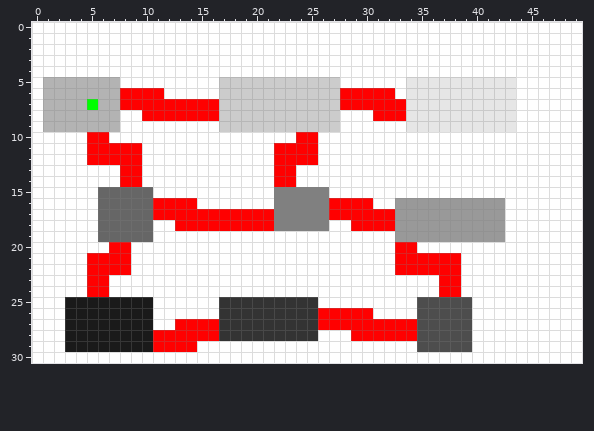
Pixel-art sprite -- niveau.png. The first picture shows the starting point.
The file is 50x31 pixels.
The same view after the edit:
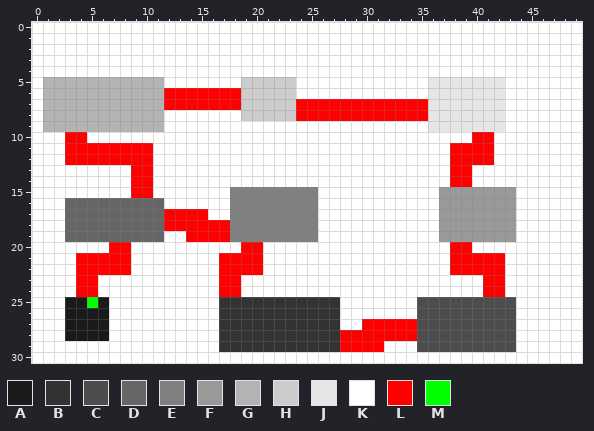
Palette (. is transparent): A #1a1a1a  B #333333  C #4d4d4d  D #666666  E #808080  F #999999  G #b3b3b3  H #cccccc  J #e6e6e6  K #ffffff  L #ff0000  M #00ff00
Diff:
Changed rows in their new state; - is an unchanged pixel.
first column x 3:
 5 -----GGGG-----KK-----KKKK------KK-------K
 6 -----GGGGLLLLLLL-----KKKKKKKKK-KK-------K
 7 --G--GGGG-----LL-----LLLL------LL-------K
 8 -----GGGGKKKKKKK-----LLLLLLL---LL-------K
 9 -----GGGG-----KKKKKKKKKKK------KK-------K
10 LLKK-----------------KK--------------LL--
11 LL-----L-----------KKKK------------LLLL--
12 LL-----L-----------KKKK------------LLLL--
13 -----K-L-----------KK--------------LL----
14 -----K-L-----------KK--------------LL----
15 ---KKKLL-------EEEE----K----------FFFFFFF
16 DDD-----DKKK---EEEE----KKKKK--KKKK------F
17 DDD-----D----KKEEEE----KKKKKKKKKKK------F
18 DDD-----DL-----EEEE----K--KKKKKKKK------F
19 DDD-----D--LLLLEEEEEEEE-------KKKK------F
20 ----------------LL------------KK---LL----
21 -L------------LLLL------------KKKKK-LLLL-
22 -L------------LLLL------------KKKKK-LLLL-
23 -L-K----------LL------------------KK--LL-
24 -L-K----------LL------------------KK--LL-
25 --M-KKKK---------------BB------------CCCC
26 ----KKKK---------------BBKKK---------CCCC
27 ----KKKK--KKKK---------BBKK----------CCCC
28 ----KKKKKKKKKK---------BBL-----------CCCC
29 KKKKKKKKKKKK--BBBBBBBBBBBLLLL--------CCCC
